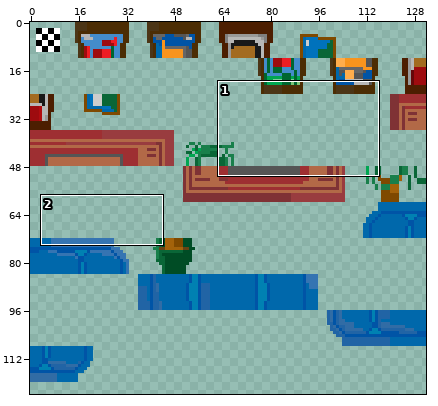
Sprite sheet: tilesets/tile_staging/output_tileset.png. Above: a wide view before the commit, with the close-up outlined.
Close-up. First the earlier version:
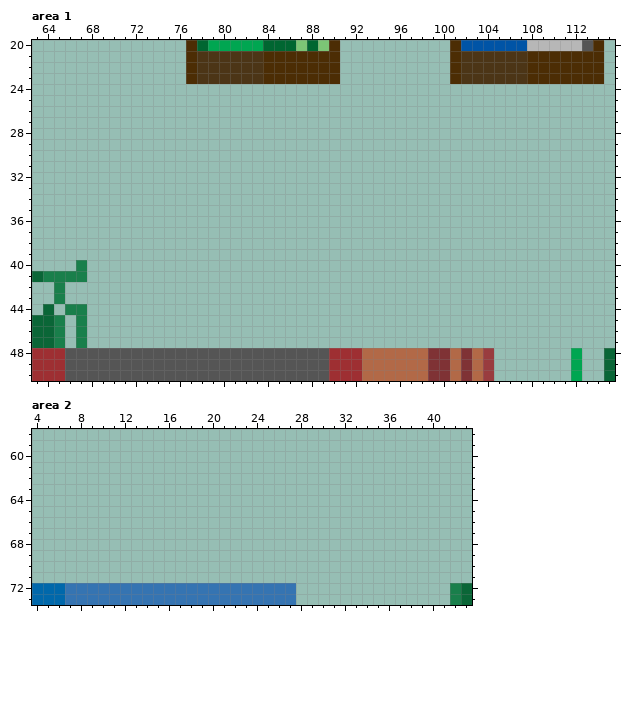
The file is 132x144 pixels. Colours within 5 levels of each other are drawn and written as one. Shown: area 1: x 63..115, y 20..50; area 2: x 4..43, y 58..73. The wide view leaves out empty margins. The commit also changed other parts of the picture, which this record leaves out.
Once edited:
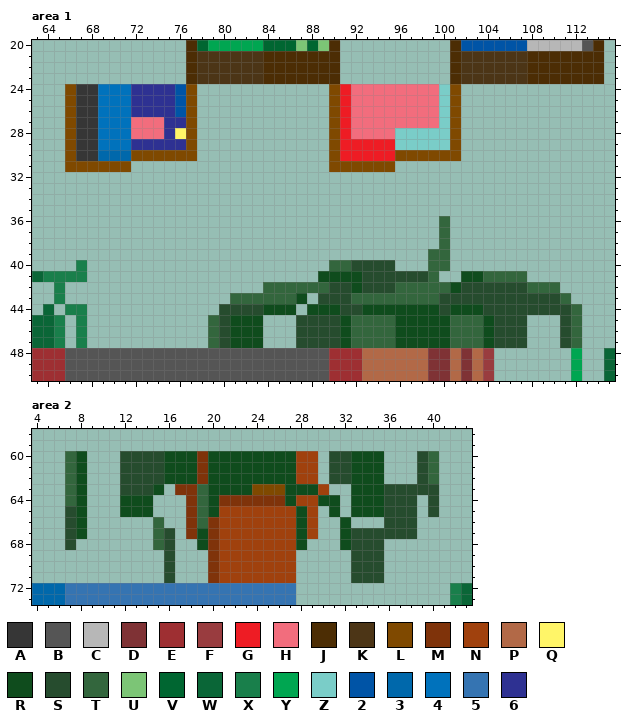
Palette (. is transparent): A #363636  B #555555  C #b7b7b7  D #7f3235  E #9e2f32  F #993c3f  G #ee1c24  H #f26d7d  J #4c2d04  K #4c3516  L #7f4900  M #7f330a  N #a0410d  P #b26947  Q #fff568  R #0f4c1d  S #264c2e  T #33663d  U #7cc576  V #006631  W #0a6637  X #197f4b  Y #00a651  Z #7acdc8  2 #0054a6  3 #0068ab  4 #0072bc  5 #3574b2  6 #2e3192
Change:
Area 1:
y 24..26: x 66..77 ............ -> LAA44466662L; x 90..101 ............ -> LGHHHHHHHHZL
y 27: x 66..77 ............ -> LAA444HHH66L; x 90..101 ............ -> LGHHHHHHHHZL
y 28: x 66..77 ............ -> LAA444HHH6QL; x 90..101 ............ -> LGHHHHZZZZZL
y 29: x 66..77 ............ -> LAA44466666L; x 90..101 ............ -> LGGGGGZZZZZL
y 30: x 66..77 ............ -> LAA333LLLLLL; x 90..101 ............ -> LGGGGGLLLLLL
y 31: x 66..71 ...... -> LLLLLL; x 90..95 ...... -> LLLLLL
y 36..38: x 100 . -> T
y 39: x 99..100 .. -> TT
y 40: x 90..95 ...... -> TTSSSS; x 99..100 .. -> TT
y 41: x 89..99 ........... -> RRRRSSSSSST; x 102..107 ...... -> RRTTTT
y 42: x 84..110 ........................... -> TTTTTTSSRSSSTTTTTRSSSSSSTTT
y 43: x 81..87 ....... -> TTTTTTR; x 89..111 ....................... -> SSSTTTTTTTTSSSSSSSSSSST
y 44: x 80..86 ....... -> SSSSRRR; x 88..112 ......................... -> RRRSSRRRRRRRSRRRSSSSSSSST
y 45..47: x 79..83 ..... -> TSRRR; x 87..107 ..................... -> SSSSRTTTTRRRRRTTTRSSS; x 111..112 .. -> ST
Area 2:
y 60..62: x 7..8 .. -> TR; x 12..29 .................. -> SSSSRRRMRRRRRRRRNN; x 31..35 ..... -> SSRRR; x 39..40 .. -> ST
y 63: x 7..8 .. -> TR; x 12..15 .... -> SSSR; x 17..30 .............. -> MMTRRRRLLLRRRN; x 33..40 ........ -> RRRSSSSS
y 64: x 7..8 .. -> TR; x 12..14 ... -> RRR; x 18..31 .............. -> MTRMMMMMMRNNRR; x 33..38 ...... -> RRRSSS; x 40 . -> S
y 65: x 7..8 .. -> SR; x 12..14 ... -> RRR; x 18..29 ............ -> MTRNNNNNNNRN; x 31 . -> R; x 33..38 ...... -> RRRSSS; x 40 . -> S
y 66: x 7..8 .. -> SR; x 15 . -> T; x 18..29 ............ -> MTMNNNNNNNRN; x 32 . -> R; x 36..38 ... -> SSS
y 67: x 7..8 .. -> SR; x 15..16 .. -> TS; x 18..29 ............ -> MRMNNNNNNNRN; x 32..38 ....... -> RSSSSSS
y 68: x 7 . -> S; x 15..16 .. -> TS; x 19..28 .......... -> RMNNNNNNNR; x 32..35 .... -> RSSS
y 69..71: x 16 . -> S; x 20..27 ........ -> MNNNNNNN; x 33..35 ... -> SSS
